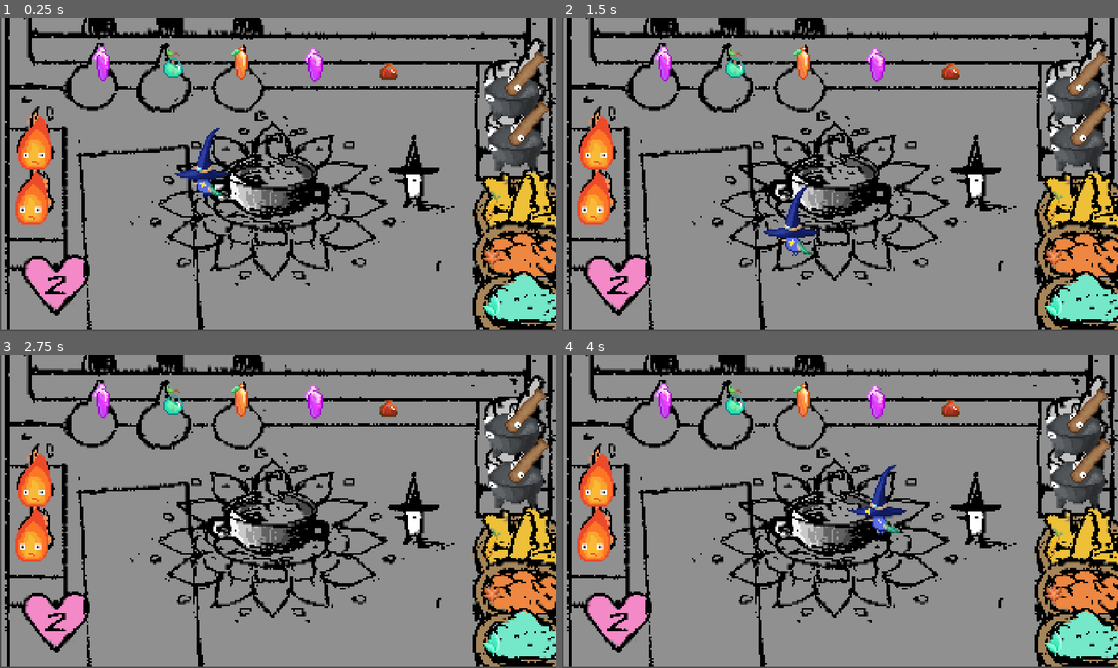
Above: before the commit, frames 1-4 (two rows, left to right).
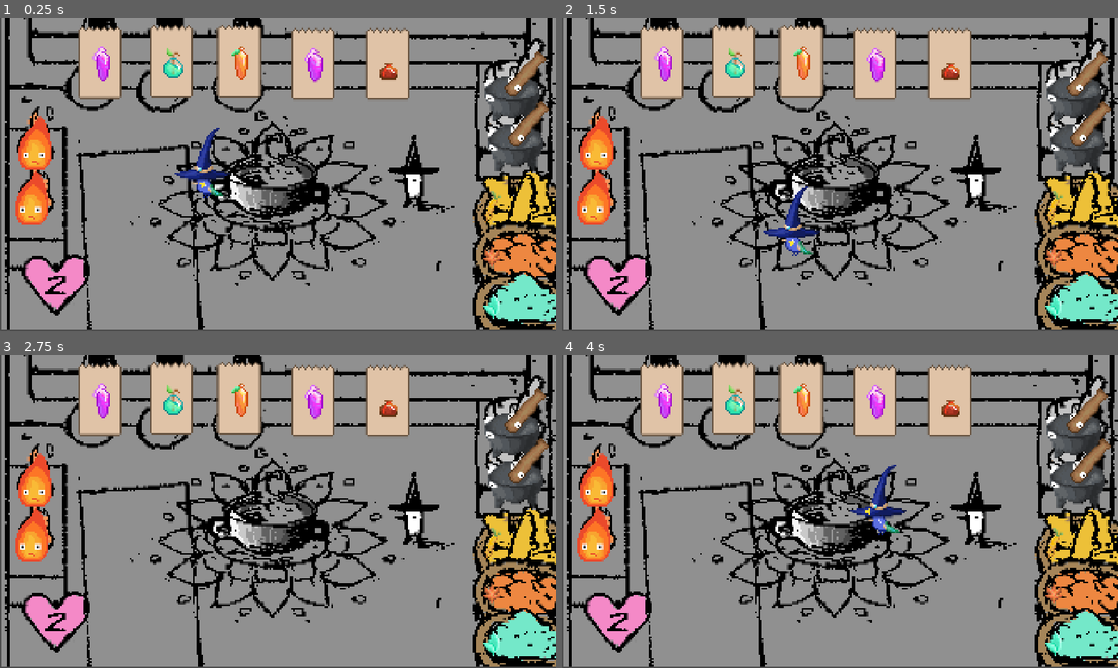
Above: after the commit, the same moments.

Repository: ritks/AlchemyGame
Game: Godot game, scene res://scenes/Kitchen.tscn
Two runs of this game, one before a commit and one after it. Both use one fixed random seed, a clock stepped at 60 frames per second and the inputs below.
Inputs:
- Up to frame 1 (0.25 s): no input
- Up to frame 2 (1.5 s): tap Enter at 0.5 s; hold D (move_right) 0.53-1.28 s; tap , (interact) at 0.6, 1.35 s; tap Space at 1.25 s; hold S (move_down) from 1.28 s (still down)
- Up to frame 3 (2.75 s): release S (move_down) at 2.03 s; hold D (move_right) from 2.03 s (still down); tap , (interact) at 2.1 s
- Up to frame 4 (4 s): tap Enter at 2.75 s; release D (move_right) at 2.78 s; hold W (move_up) 2.78-3.53 s; tap , (interact) at 2.85, 3.6 s; hold A (move_left) from 3.53 s (still down)

The runs differ from the first frame. In frame 1, 7.9% of the frame differs, in the area x 14-74%, y 2-26%; in frame 2, 7.9%; in frame 3, 7.9%; in frame 4, 7.9%.

Commit message:
added text bubble to customer

Diff:
--- a/scenes/Customer.tscn
+++ b/scenes/Customer.tscn
@@ -1,6 +1,7 @@
 [gd_scene format=3 uid="uid://b72wyqdkujstb"]
 
 [ext_resource type="Script" uid="uid://croe207iuxd74" path="res://scripts/Customer.gd" id="1_xvjni"]
+[ext_resource type="Texture2D" uid="uid://mcp8v0qjhptl" path="res://sprites/text_bubble.png" id="2_bov33"]
 
 [sub_resource type="CircleShape2D" id="CircleShape2D_bonrk"]
 radius = 53.334118
@@ -13,6 +14,7 @@
 [node name="Textbubble" type="Node2D" parent="." unique_id=846460195]
 
 [node name="Sprite" type="Sprite2D" parent="Textbubble" unique_id=1164970831]
+texture = ExtResource("2_bov33")
 
 [node name="Drink" type="Sprite2D" parent="Textbubble" unique_id=1313583334]
 
--- a/scripts/Customer.gd
+++ b/scripts/Customer.gd
@@ -1,7 +1,6 @@
 extends Node2D
 
 @onready var customer_sprite: Sprite2D = $Sprite
-@onready var text_bubble_sprite: Sprite2D = $Textbubble/Sprite
 @onready var drink: Sprite2D = $Textbubble/Drink
 @onready var drink_type: int = randi_range(9, 12)
 
@@ -9,7 +8,6 @@
 # Called when the node enters the scene tree for the first time.
 func _ready() -> void:
 	# customer_sprite = load(res://sprites/customer.png)
-	# text_bubble_sprite = load(res://sprites/text_bubble.png)
 	if drink_type == 9:
 		drink.texture = load("res://sprites/sun_tea.png")
 	elif drink_type == 10:
Binary file added: sprites/text_bubble.png
Not shown, added: sprites/text_bubble.png.import
